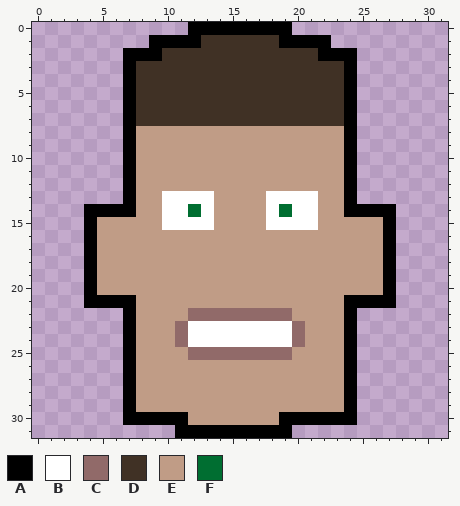
Pixel-art file -- art/.aesprite Files/perry_original_32x32.aseprite. The picture above is the old version.
32x32 pixels, 1 frame.
Visible layers, top first: "Perry", "Outline".
Palette (. is transparent): A #000000  B #ffffff  C #916a69  D #403125  E #c09c86  F #006e31
Pixels before, first column x 4:
 0 ........AAAAAAAA........
 1 .....AAAADDDDDDAAAA.....
 2 ...AAADDDDDDDDDDDDAAA...
 3 ...ADDDDDDDDDDDDDDDDA...
 4 ...ADDDDDDDDDDDDDDDDA...
 5 ...ADDDDDDDDDDDDDDDDA...
 6 ...ADDDDDDDDDDDDDDDDA...
 7 ...ADDDDDDDDDDDDDDDDA...
 8 ...AEEEEEEEEEEEEEEEEA...
 9 ...AEEEEEEEEEEEEEEEEA...
10 ...AEEEEEEEEEEEEEEEEA...
11 ...AEEEEEEEEEEEEEEEEA...
12 ...AEEEEEEEEEEEEEEEEA...
13 ...AEEBBBBEEEEBBBBEEA...
14 AAAAEEBBFBEEEEBFBBEEAAAA
15 AEEEEEBBBBEEEEBBBBEEEEEA
16 AEEEEEEEEEEEEEEEEEEEEEEA
17 AEEEEEEEEEEEEEEEEEEEEEEA
18 AEEEEEEEEEEEEEEEEEEEEEEA
19 AEEEEEEEEEEEEEEEEEEEEEEA
20 AEEEEEEEEEEEEEEEEEEEEEEA
21 AAAAEEEEEEEEEEEEEEEEAAAA
22 ...AEEEECCCCCCCCEEEEA...
23 ...AEEECBBBBBBBBCEEEA...
24 ...AEEECBBBBBBBBCEEEA...
25 ...AEEEECCCCCCCCEEEEA...
26 ...AEEEEEEEEEEEEEEEEA...
27 ...AEEEEEEEEEEEEEEEEA...
28 ...AEEEEEEEEEEEEEEEEA...
29 ...AEEEEEEEEEEEEEEEEA...
30 ...AAAAAEEEEEEEAAAAAA...
31 .......AAAAAAAAA........
And afterwards:
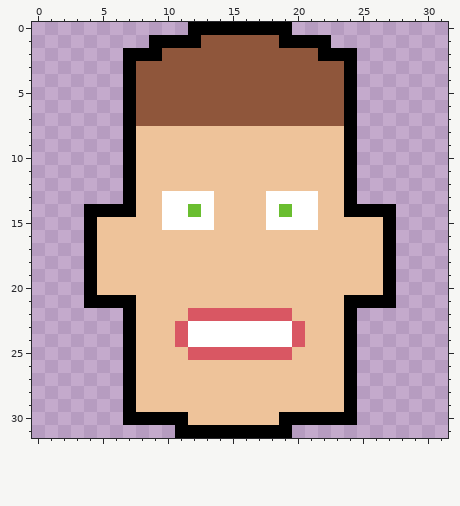
Changes in this commit:
colour C: #916a69 -> #d95763
colour D: #403125 -> #8f563b
colour E: #c09c86 -> #eec39a
colour F: #006e31 -> #6abe30
